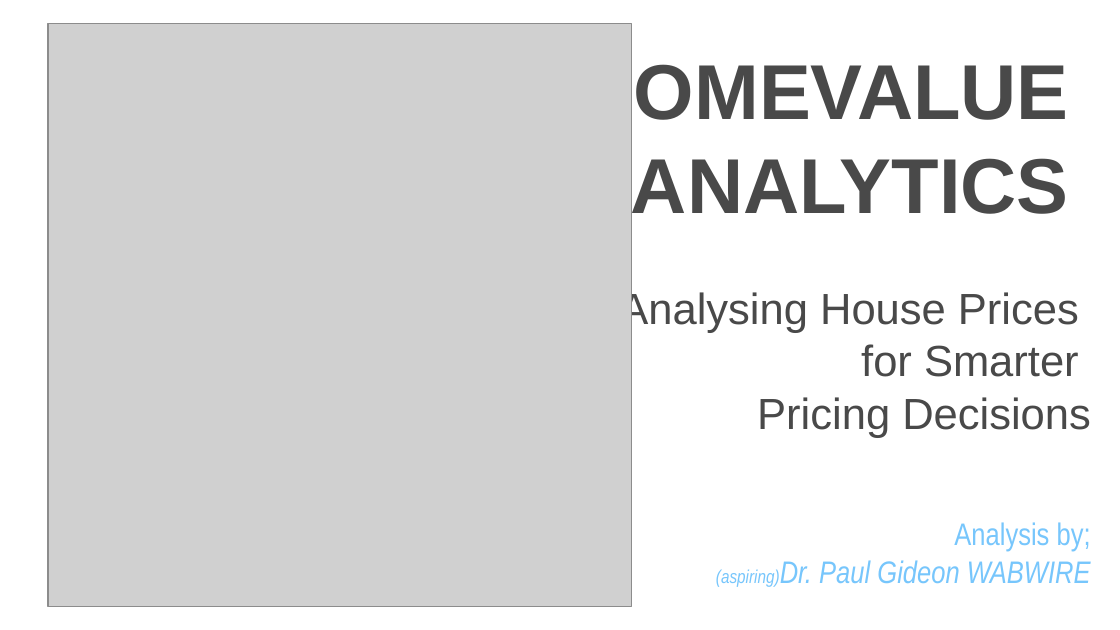
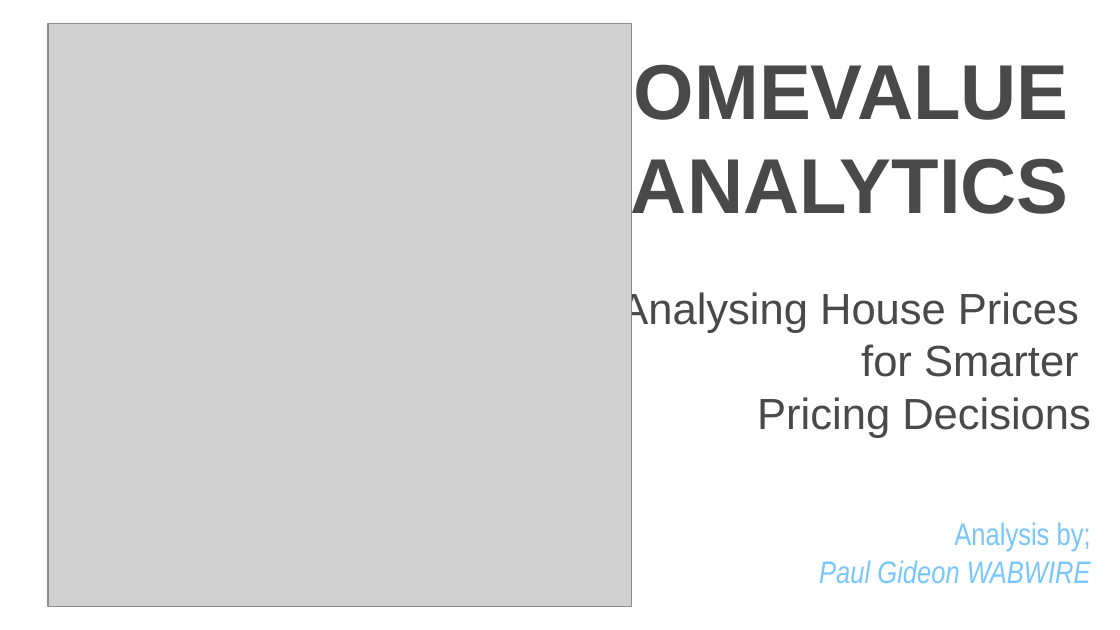
Before and after one commit to gideon-analyzed/House-Price-Prediction, a slide deck: slide 1 of Stakeholder Presentation/House Price Prediction.pptx. Drawn at 1120x630 pixels with LibreOffice and Linux fonts; fonts in the diff are those of the drawing; grey boxes stand for pictures. Boxes give left, top, right and bottom in pixels: in the first picture for what was removed or moved away, otherwise in the second. Text is boxed around its words. In the diff, an @@ line names an element or a change of style, - is before the commit and + after.

```diff
--- a/Stakeholder Presentation/House Price Prediction.pptx
+++ b/Stakeholder Presentation/House Price Prediction.pptx
@@ subtitle at [819, 560, 1091, 583]: text changed @@
-(aspiring)Dr. Paul Gideon WABWIRE
+Paul Gideon WABWIRE
```
